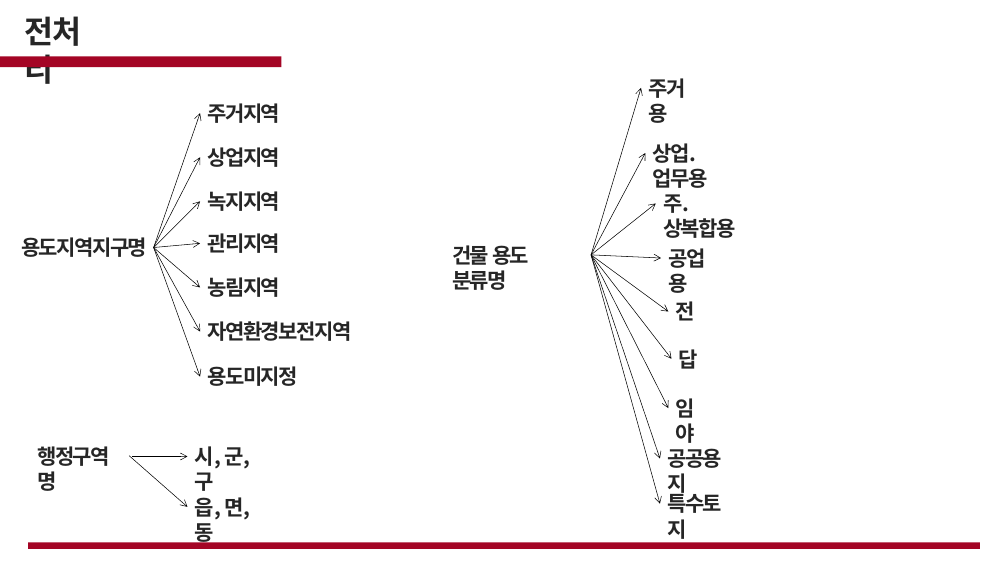
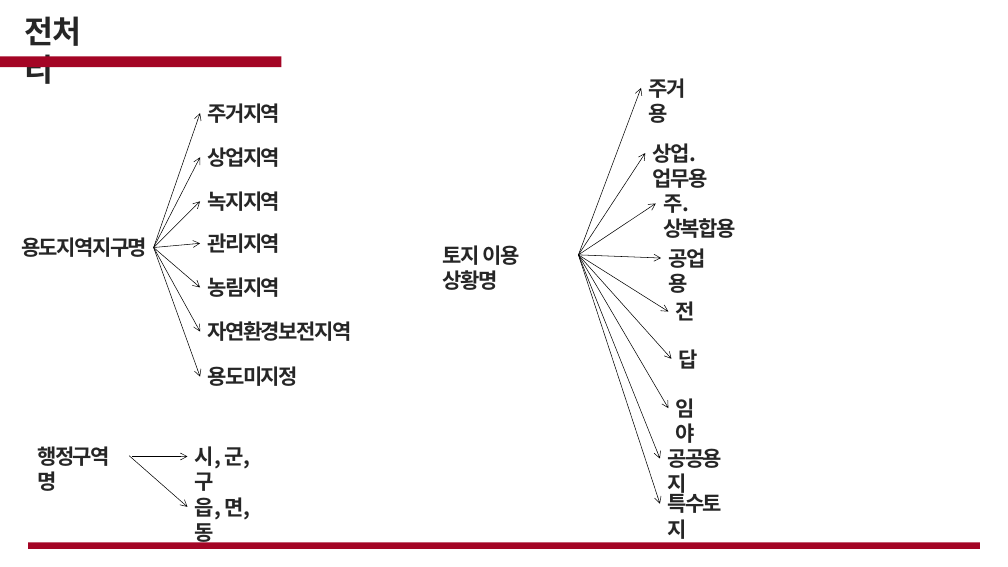
Before and after one commit to cjsgk106/fire-prediction-analysis, a slide deck: slide 12 of work/화재.pptx (slide 11 before the commit). Drawn at 1008x567 pixels with LibreOffice and Linux fonts; fonts in the diff are those of the drawing; background and template pictures are left out. Boxes give left, top, right and bottom in pixels: in the first picture for what was removed or moved away, otherwise in the second. Text is boxed around its words. In the diff, an @@ line names an element or a change of style, - is before the commit and + after.

```diff
--- a/work/화재.pptx
+++ b/work/화재.pptx
@@ arrow moved from (591, 255) - (641, 88) to (578, 255) - (641, 88) @@
@@ arrow moved from (591, 255) - (646, 153) to (578, 255) - (646, 153) @@
@@ arrow moved from (591, 255) - (656, 203) to (578, 255) - (656, 203) @@
@@ text at (x1=443, y1=245, x2=520, y2=290): text changed @@
-건물 용도 분류명
+토지 이용 상황명
@@ arrow moved from (591, 255) - (660, 504) to (578, 255) - (660, 504) @@
@@ arrow moved from (591, 255) - (660, 459) to (578, 255) - (660, 459) @@
@@ arrow moved from (591, 255) - (668, 408) to (578, 255) - (668, 408) @@
@@ arrow moved from (591, 255) - (671, 359) to (578, 255) - (671, 359) @@
@@ arrow moved from (591, 255) - (668, 312) to (578, 255) - (668, 312) @@
@@ arrow moved from (591, 255) - (661, 258) to (578, 255) - (661, 258) @@
```
Also in this commit, not shown: 6 other slides changed, 5 slides added.
